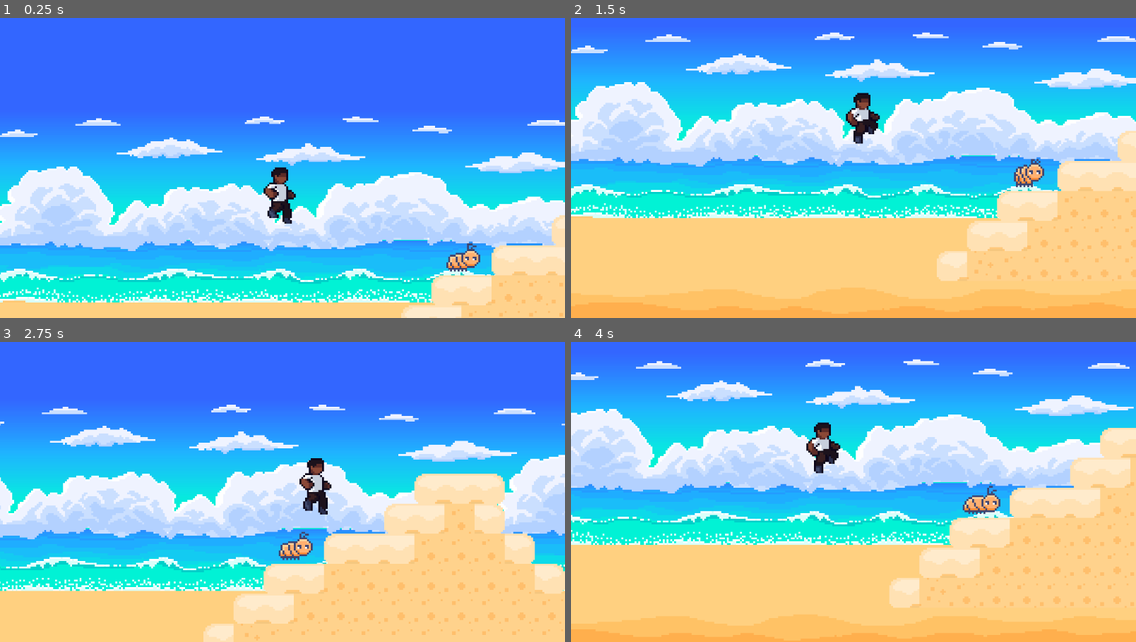
Above: before the commit, frames 1-4 (two rows, left to right).
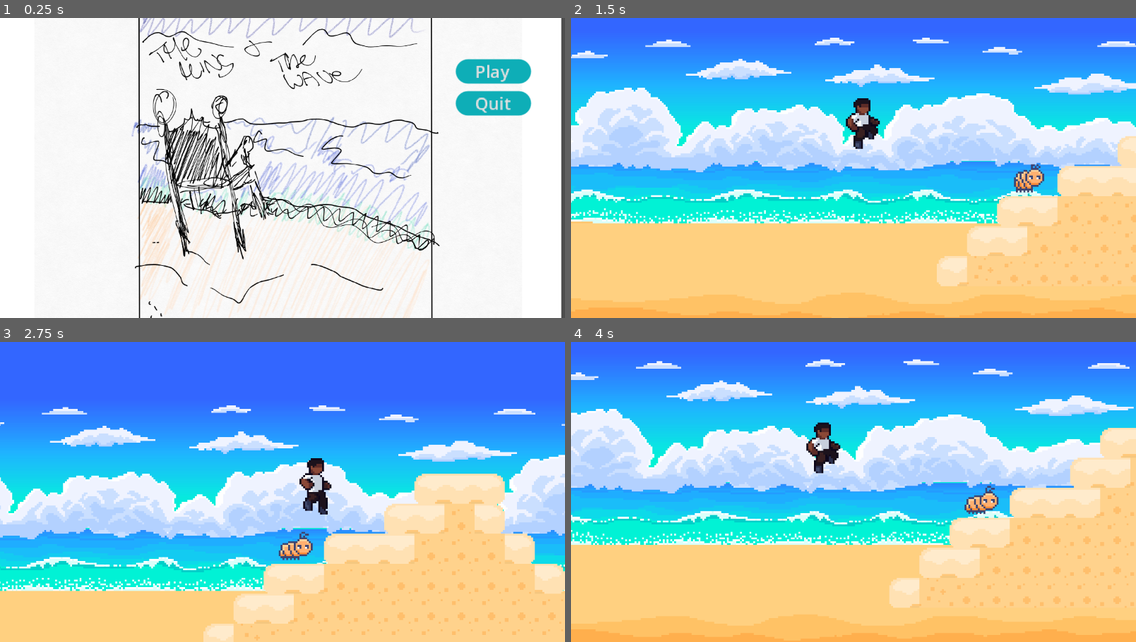
Above: after the commit, the same moments.

Repository: andrewfunston/GameOff2025-Waves
Game: Godot game, scene res://Menu/main_menu.tscn
Same seed, same stepped clock (60 frames per second), same inputs: the game is played once before the commit and once after it. Before the commit the project starts from res://Stages/Test/TestLevel.tscn.
Inputs (mouse positions are in pixels of both pictures, inside the frame that each line leads up to):
- Up to frame 1 (0.25 s): no input
- Up to frame 2 (1.5 s): click (1062, 72) at 0.5 s, where only the run after the commit has a clickable "Play"; tap Enter (ui_accept) at 1.25 s; hold Right (ui_right) from 1.28 s (still down)
- Up to frame 3 (2.75 s): keep holding Right (ui_right); tap Enter (ui_accept) at 1.52, 2.27 s
- Up to frame 4 (4 s): release Right (ui_right) at 2.78 s; hold Left (ui_left) 2.78-3.53 s; hold Right (ui_right) from 3.53 s (still down); tap Enter (ui_accept) at 3.77 s

The runs differ from the first frame. In frame 1, 92% of the frame differs, in the area x 0-100%, y 0-100%; in frame 2, 21%; in frame 3, 0.2%; in frame 4, 0.2%.

Commit message:
Fix project structure

Diff:
--- a/the-king-and-his-wave/Stages/Test/TestLevel.tscn
+++ b/the-king-and-his-wave/Stages/Test/TestLevel.tscn
@@ -1,8 +1,7 @@
-[gd_scene load_steps=8 format=4 uid="uid://b7jo7te8t6k26"]
+[gd_scene load_steps=7 format=4 uid="uid://b7jo7te8t6k26"]
 
 [ext_resource type="PackedScene" uid="uid://xplx4jfe0j6o" path="res://Entities/Player/Player.tscn" id="1_o1p5k"]
 [ext_resource type="Script" uid="uid://nhxgdfqc6r44" path="res://Stages/Test/test_level.gd" id="1_v30q8"]
-[ext_resource type="PackedScene" uid="uid://m7xnpvr63vxj" path="res://Menu/main_menu.tscn" id="2_tn1h8"]
 [ext_resource type="TileSet" uid="uid://qxm6vwfm0nxg" path="res://Tilemaps/Beach/SoftBeachTileSet.tres" id="3_u8nij"]
 [ext_resource type="PackedScene" uid="uid://y77oudadopiw" path="res://Backgrounds/OceanBackground.tscn" id="4_ky2y5"]
 [ext_resource type="PackedScene" uid="uid://dhisydcrvca68" path="res://Scene/sandbug.tscn" id="6_sou5k"]
@@ -11,12 +10,6 @@
 
 [node name="TestLevel" type="Node2D"]
 script = ExtResource("1_v30q8")
-
-[node name="MainMenu" parent="." instance=ExtResource("2_tn1h8")]
-offset_left = 145.0
-offset_top = 77.0
-offset_right = 145.0
-offset_bottom = 77.0
 
 [node name="Player" parent="." instance=ExtResource("1_o1p5k")]
 z_index = 5
--- a/the-king-and-his-wave/project.godot
+++ b/the-king-and-his-wave/project.godot
@@ -11,7 +11,7 @@
 [application]
 
 config/name="TheKingAndHisWave"
-run/main_scene="uid://b7jo7te8t6k26"
+run/main_scene="uid://m7xnpvr63vxj"
 config/features=PackedStringArray("4.5", "GL Compatibility")
 boot_splash/use_filter=false
 boot_splash/image="uid://de446hqr7brjd"
